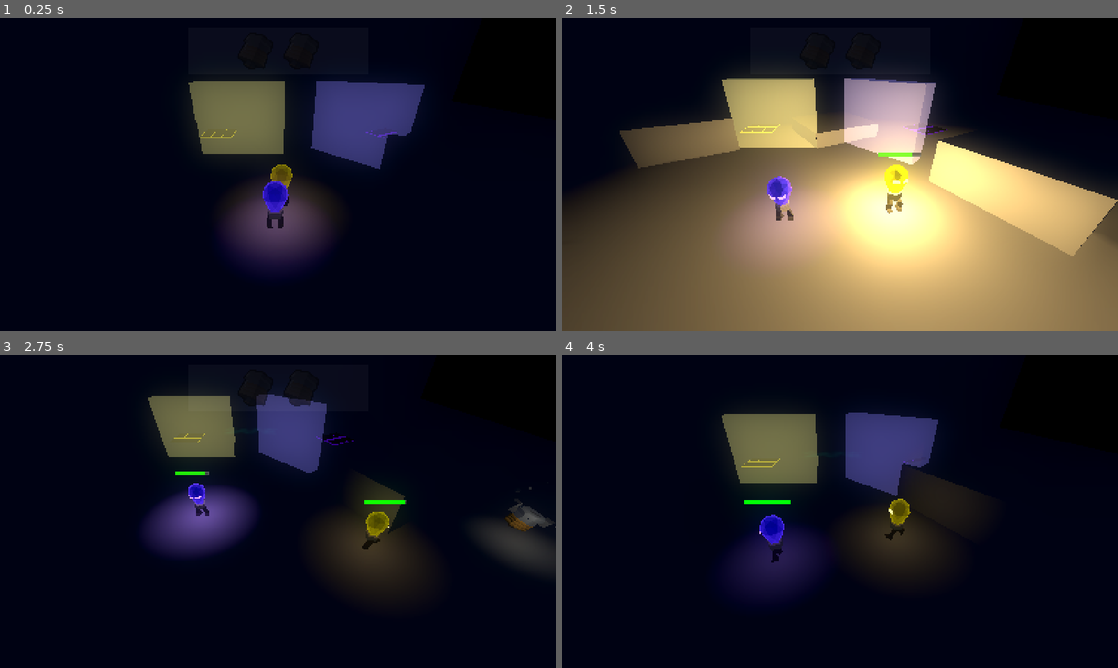
Above: before the commit, frames 1-4 (two rows, left to right).
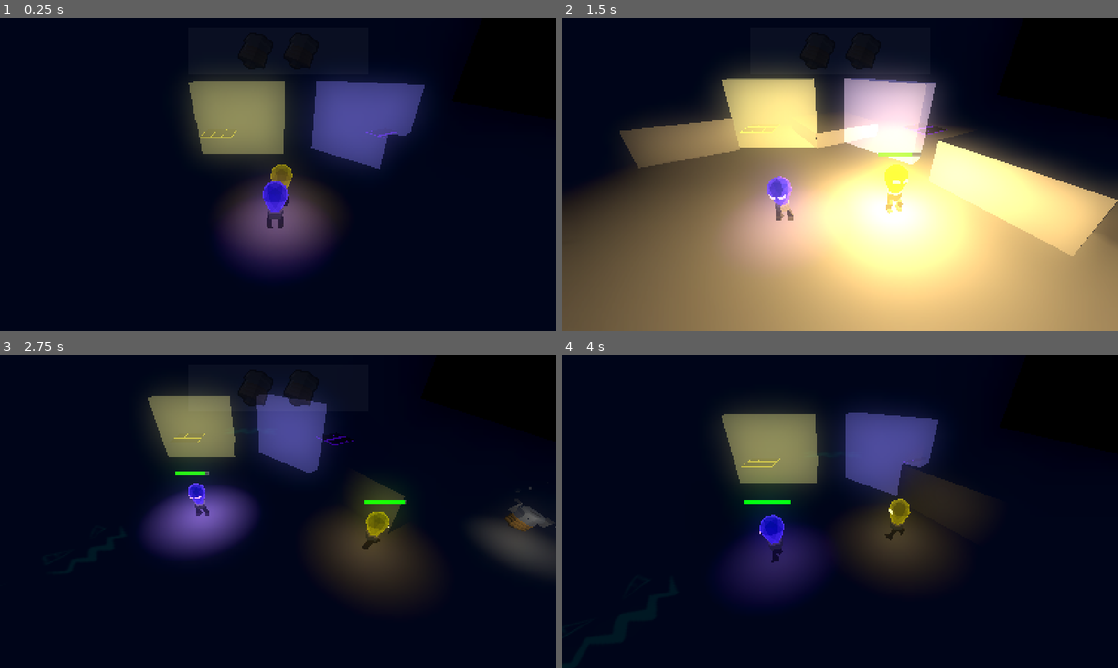
Above: after the commit, the same moments.

Repository: LowPolyFreak/EllieDeesAdventure
Game: Godot game, scene res://Scenes/main.tscn
Two runs of this game, one before a commit and one after it. Both use one fixed random seed, a clock stepped at 60 frames per second and the inputs below.
Inputs:
- Up to frame 1 (0.25 s): no input
- Up to frame 2 (1.5 s): hold D (right_p1) 0.53-1.28 s; tap Down (down_p2) at 0.6 s; tap Space (jump_p1) at 0.77 s; hold S (down_p1) from 1.28 s (still down); tap Shift (glow_p1) at 1.35 s
- Up to frame 3 (2.75 s): tap Space (jump_p1) at 1.52 s; release S (down_p1) at 2.03 s; hold D (right_p1) from 2.03 s (still down); tap Keypad 0 (glow_p2) at 2.1 s
- Up to frame 4 (4 s): release D (right_p1) at 2.78 s; hold W (up_p1) 2.78-3.53 s; tap E (interact) at 2.85 s; tap Space (jump_p1) at 3.02, 3.77 s; hold A (left_p1) from 3.53 s (still down); tap Left (left_p2) at 3.6 s

The runs differ from the first frame. In frame 1, 3.1% of the frame differs, in the area x 38-73%, y 23-67%; in frame 2, 51%, in the area x 16-100%, y 18-100%; in frame 3, 2.0%; in frame 4, 2.2%.

Commit message:
Added pause menu

Diff:
--- a/Material/uv_glow.tres
+++ b/Material/uv_glow.tres
@@ -5,3 +5,4 @@
 albedo_color = Color(0, 0, 0, 1)
 emission_enabled = true
 emission = Color(0, 1, 0.686275, 1)
+emission_energy_multiplier = 2.0
--- /dev/null
+++ b/Scenes/UI/pause.tscn
@@ -0,0 +1,102 @@
+[gd_scene load_steps=6 format=3 uid="uid://bxhfwedmivgcj"]
+
+[ext_resource type="Script" path="res://Scripts/pause.gd" id="2_pys3f"]
+[ext_resource type="Shader" path="res://Shaders/pause_blur.gdshader" id="3_m4kbk"]
+
+[sub_resource type="Theme" id="Theme_5lwup"]
+default_font_size = 32
+
+[sub_resource type="ShaderMaterial" id="ShaderMaterial_nj16r"]
+shader = ExtResource("3_m4kbk")
+shader_parameter/lod = 2.0
+
+[sub_resource type="PlaceholderTexture2D" id="PlaceholderTexture2D_wm0k3"]
+
+[node name="Pause" type="Control"]
+process_mode = 3
+visible = false
+layout_mode = 3
+anchors_preset = 15
+anchor_right = 1.0
+anchor_bottom = 1.0
+grow_horizontal = 2
+grow_vertical = 2
+theme = SubResource("Theme_5lwup")
+script = ExtResource("2_pys3f")
+
+[node name="ColorRect" type="ColorRect" parent="."]
+layout_mode = 1
+anchors_preset = 15
+anchor_right = 1.0
+anchor_bottom = 1.0
+grow_horizontal = 2
+grow_vertical = 2
+color = Color(0, 0, 0, 0.192157)
+
+[node name="BGBlur" type="TextureRect" parent="."]
+material = SubResource("ShaderMaterial_nj16r")
+layout_mode = 1
+anchors_preset = 15
+anchor_right = 1.0
+anchor_bottom = 1.0
+grow_horizontal = 2
+grow_vertical = 2
+texture = SubResource("PlaceholderTexture2D_wm0k3")
+
+[node name="MarginContainer" type="MarginContainer" parent="."]
+clip_contents = true
+layout_mode = 1
+anchors_preset = 15
+anchor_right = 1.0
+anchor_bottom = 1.0
+grow_horizontal = 2
+grow_vertical = 2
+theme_override_constants/margin_left = 20
+theme_override_constants/margin_top = 20
+theme_override_constants/margin_right = 20
+theme_override_constants/margin_bottom = 20
+
+[node name="CenterContainer" type="CenterContainer" parent="MarginContainer"]
+layout_mode = 2
+
+[node name="VBoxContainer" type="VBoxContainer" parent="MarginContainer/CenterContainer"]
+custom_minimum_size = Vector2(100, 0)
+layout_mode = 2
+
+[node name="Label" type="Label" parent="MarginContainer/CenterContainer/VBoxContainer"]
+layout_mode = 2
+theme_override_font_sizes/font_size = 20
+text = "Paused"
+horizontal_alignment = 1
+
+[node name="Label3" type="Label" parent="MarginContainer/CenterContainer/VBoxContainer"]
+layout_mode = 2
+horizontal_alignment = 1
+
+[node name="ResumeButton" type="Button" parent="MarginContainer/CenterContainer/VBoxContainer"]
+layout_mode = 2
+theme_override_font_sizes/font_size = 15
+text = "Resume
+"
+
+[node name="RestartButton" type="Button" parent="MarginContainer/CenterContainer/VBoxContainer"]
+layout_mode = 2
+theme_override_font_sizes/font_size = 15
+text = "Restart"
+
+[node name="QuitButton" type="Button" parent="MarginContainer/CenterContainer/VBoxContainer"]
+layout_mode = 2
+theme_override_font_sizes/font_size = 15
+text = "Quit
+"
+
+[node name="Label" type="Label" parent="MarginContainer"]
+layout_mode = 2
+size_flags_vertical = 0
+theme_override_font_sizes/font_size = 12
+text = "F: Fullscreen
+"
+
+[connection signal="pressed" from="MarginContainer/CenterContainer/VBoxContainer/ResumeButton" to="." method="_on_resume_button_pressed"]
+[connection signal="pressed" from="MarginContainer/CenterContainer/VBoxContainer/RestartButton" to="." method="_on_restart_button_pressed"]
+[connection signal="pressed" from="MarginContainer/CenterContainer/VBoxContainer/QuitButton" to="." method="_on_quit_button_pressed"]
--- a/Scenes/ellie.tscn
+++ b/Scenes/ellie.tscn
@@ -167,17 +167,17 @@
 [node name="EllieModel" parent="." instance=ExtResource("2_mu1gt")]
 
 [node name="Skeleton3D" parent="EllieModel/Armature" index="0"]
-bones/0/position = Vector3(0.00750641, 0.491497, -0.0141463)
-bones/0/rotation = Quaternion(-0.0102434, -0.00158617, -0.000940754, 0.999946)
-bones/1/rotation = Quaternion(0.055179, -0.152668, 0.974188, 0.156864)
+bones/0/position = Vector3(0.012204, 0.474366, -0.0311218)
+bones/0/rotation = Quaternion(-0.0188611, -0.00285132, -0.00164559, 0.999817)
+bones/1/rotation = Quaternion(0.060381, -0.16038, 0.968411, 0.181142)
 bones/1/scale = Vector3(1, 1, 1)
-bones/2/rotation = Quaternion(0.432868, -0.00389411, 0.202319, 0.878452)
-bones/3/rotation = Quaternion(-0.848577, -0.0305867, -0.0370851, 0.526883)
+bones/2/rotation = Quaternion(0.481742, -0.00375418, 0.225162, 0.846884)
+bones/3/rotation = Quaternion(-0.875149, -0.0139129, -0.0248558, 0.483014)
 bones/3/scale = Vector3(1, 1, 1)
-bones/4/rotation = Quaternion(-0.0423438, -0.157152, 0.976882, -0.138609)
+bones/4/rotation = Quaternion(-0.0372342, -0.168196, 0.973822, -0.148307)
 bones/4/scale = Vector3(1, 1, 1)
-bones/5/rotation = Quaternion(0.439013, 0.0038776, -0.205191, 0.874728)
-bones/6/rotation = Quaternion(-0.852868, 0.0321835, 0.0602921, 0.517634)
+bones/5/rotation = Quaternion(0.491071, 0.00372513, -0.229522, 0.84033)
+bones/6/rotation = Quaternion(-0.882047, 0.0190687, 0.0653077, 0.466224)
 bones/6/scale = Vector3(1, 1, 1)
 bones/7/position = Vector3(-0.187498, 0.245262, -0.282433)
 bones/8/position = Vector3(-0.170884, 0.0506439, 0.0332276)
@@ -190,7 +190,7 @@
 bones/10/scale = Vector3(1, 1, 1)
 
 [node name="BoneAttachment3D" parent="EllieModel/Armature/Skeleton3D" index="0"]
-transform = Transform3D(0.999993, 0.0019139, -0.0031529, -0.00184891, 0.999788, 0.0204887, 0.00319145, -0.0204828, 0.999785, 0.00750641, 0.491497, -0.0141463)
+transform = Transform3D(0.999978, 0.00339813, -0.00563953, -0.00318301, 0.999283, 0.0377247, 0.00576368, -0.037706, 0.999272, 0.012204, 0.474366, -0.0311218)
 
 [node name="OmniLight3D" parent="EllieModel/Armature/Skeleton3D/BoneAttachment3D" index="0"]
 light_energy = 0.25
--- a/Scenes/ghost.tscn
+++ b/Scenes/ghost.tscn
@@ -47,6 +47,33 @@
 material = SubResource("StandardMaterial3D_1uiyr")
 flip_faces = true
 size = Vector2(1, 1)
+
+[sub_resource type="Animation" id="Animation_xdyuq"]
+length = 0.001
+tracks/0/type = "value"
+tracks/0/imported = false
+tracks/0/enabled = true
+tracks/0/path = NodePath("Ghost2:position")
+tracks/0/interp = 1
+tracks/0/loop_wrap = true
+tracks/0/keys = {
+"times": PackedFloat32Array(0),
+"transitions": PackedFloat32Array(1),
+"update": 0,
+"values": [Vector3(0, 0, 0)]
+}
+tracks/1/type = "value"
+tracks/1/imported = false
+tracks/1/enabled = true
+tracks/1/path = NodePath("Ghost2:rotation")
+tracks/1/interp = 1
+tracks/1/loop_wrap = true
+tracks/1/keys = {
+"times": PackedFloat32Array(0),
+"transitions": PackedFloat32Array(1),
+"update": 0,
+"values": [Vector3(-6.33724e-16, -1.5708, 0.0659385)]
+}
 
 [sub_resource type="Animation" id="Animation_pnnqj"]
 resource_name = "idle"
@@ -77,33 +104,6 @@
 "values": [Vector3(0, -1.5708, 0), Vector3(-6.33724e-16, -1.5708, 0.0659385), Vector3(0, -1.5708, 0)]
 }
 
-[sub_resource type="Animation" id="Animation_xdyuq"]
-length = 0.001
-tracks/0/type = "value"
-tracks/0/imported = false
-tracks/0/enabled = true
-tracks/0/path = NodePath("Ghost2:position")
-tracks/0/interp = 1
-tracks/0/loop_wrap = true
-tracks/0/keys = {
-"times": PackedFloat32Array(0),
-"transitions": PackedFloat32Array(1),
-"update": 0,
-"values": [Vector3(0, 0, 0)]
-}
-tracks/1/type = "value"
-tracks/1/imported = false
-tracks/1/enabled = true
-tracks/1/path = NodePath("Ghost2:rotation")
-tracks/1/interp = 1
-tracks/1/loop_wrap = true
-tracks/1/keys = {
-"times": PackedFloat32Array(0),
-"transitions": PackedFloat32Array(1),
-"update": 0,
-"values": [Vector3(-6.33724e-16, -1.5708, 0.0659385)]
-}
-
 [sub_resource type="AnimationLibrary" id="AnimationLibrary_bpjdp"]
 _data = {
 "RESET": SubResource("Animation_xdyuq"),
@@ -117,7 +117,7 @@
 mesh_target = NodePath("../Ghost2/Ghost")
 
 [node name="Ghost2" parent="." instance=ExtResource("9_gplii")]
-transform = Transform3D(-4.36164e-08, 2.88018e-09, -1, 0.0658908, 0.997827, 6.33724e-16, 0.997827, -0.0658908, -4.37114e-08, 0, 0, 0)
+transform = Transform3D(-3.61212e-06, 2.38524e-07, -1, 0.0658907, 0.997827, 6.33724e-16, 0.997827, -0.0658907, -3.61999e-06, 0, 0, 0)
 
 [node name="Ghost" parent="Ghost2" index="0"]
 transform = Transform3D(-0.495608, 0.0661282, -7.54979e-08, 0.0661282, 0.495608, 1.30008e-15, 7.48347e-08, -9.98508e-09, -0.5, 0, 1.20101, 0)
--- a/Scenes/main.tscn
+++ b/Scenes/main.tscn
@@ -23,6 +23,7 @@
 [ext_resource type="Script" path="res://Scripts/ui.gd" id="14_534f6"]
 [ext_resource type="PackedScene" uid="uid://b5r0uk8ejwar1" path="res://Scenes/death_zone.tscn" id="14_buplp"]
 [ext_resource type="PackedScene" uid="uid://ceqsooad6yryp" path="res://Scenes/Drawings/drawing_arrow.tscn" id="19_ciopk"]
+[ext_resource type="PackedScene" uid="uid://bxhfwedmivgcj" path="res://Scenes/UI/pause.tscn" id="23_3eyfb"]
 
 [sub_resource type="ProceduralSkyMaterial" id="ProceduralSkyMaterial_75w87"]
 sky_horizon_color = Color(0.64625, 0.65575, 0.67075, 1)
@@ -38,7 +39,7 @@
 ambient_light_color = Color(0.58, 0.685, 1, 1)
 ambient_light_energy = 0.02
 glow_enabled = true
-glow_intensity = 0.56
+glow_intensity = 1.0
 glow_bloom = 0.9
 fog_light_color = Color(0, 0, 0, 1)
 fog_light_energy = 0.1
@@ -115,6 +116,24 @@
 volume_db = -80.0
 autoplay = true
 
+[node name="Drawings" type="Node3D" parent="."]
+
+[node name="DrawingArrow" parent="Drawings" instance=ExtResource("19_ciopk")]
+transform = Transform3D(-0.99904, 0, -0.0437943, 0, 1, 0, 0.0437943, 0, -0.99904, -6.68046, 0, 5.03568)
+
+[node name="DrawingFace" parent="Drawings" instance=ExtResource("6_okvvk")]
+transform = Transform3D(0.659275, 0, 1.49153, 0, 1, 0, -1.49153, 0, 0.659275, -4.14068, 9.53674e-07, 2.64731)
+
+[node name="DrawingFuse" parent="Drawings" instance=ExtResource("7_c5vi8")]
+transform = Transform3D(1, 0, 0, 0, 1, 0, 0, 0, 1, 11.5454, 0, 7.66532)
+
+[node name="DrawingDanger" parent="Drawings" instance=ExtResource("8_axv7d")]
+transform = Transform3D(1, 0, 0, 0, 1, 0, 0, 0, 1, 24.9477, 0, -8.98041)
+
+[node name="DrawingSafe" parent="Drawings" instance=ExtResource("9_h2xd3")]
+transform = Transform3D(2.16372, 0, 2.06698, 0, 1, 0, -2.06698, 0, 2.16372, 1.97478, 0.980011, -9.51912)
+metadata/_edit_group_ = true
+
 [node name="BG" type="Node3D" parent="."]
 
 [node name="WorldEnvironment" type="WorldEnvironment" parent="BG"]
@@ -175,24 +194,6 @@
 
 [node name="CollisionShape3D" type="CollisionShape3D" parent="BG/Block2/StaticBody3D"]
 shape = SubResource("ConcavePolygonShape3D_ts4oa")
-
-[node name="Drawings" type="Node3D" parent="BG"]
-
-[node name="DrawingArrow" parent="BG/Drawings" instance=ExtResource("19_ciopk")]
-transform = Transform3D(-0.390603, 0, 0.920559, 0, 1, 0, -0.920559, 0, -0.390603, -5.24839, 0, 12.5926)
-
-[node name="DrawingFace" parent="BG/Drawings" instance=ExtResource("6_okvvk")]
-transform = Transform3D(1.62793, 0, -0.0956905, 0, 1, 0, 0.0956905, 0, 1.62793, -2.12231, 9.53674e-07, 14.1361)
-
-[node name="DrawingFuse" parent="BG/Drawings" instance=ExtResource("7_c5vi8")]
-transform = Transform3D(1, 0, 0, 0, 1, 0, 0, 0, 1, 11.5454, 0, 7.66532)
-
-[node name="DrawingDanger" parent="BG/Drawings" instance=ExtResource("8_axv7d")]
-transform = Transform3D(1, 0, 0, 0, 1, 0, 0, 0, 1, 24.9477, 0, -8.98041)
-
-[node name="DrawingSafe" parent="BG/Drawings" instance=ExtResource("9_h2xd3")]
-transform = Transform3D(2.16372, 0, 2.06698, 0, 1, 0, -2.06698, 0, 2.16372, 1.97478, 0.980011, -9.51912)
-metadata/_edit_group_ = true
 
 [node name="Collectibles" type="Node3D" parent="." groups=["CollectibleCtn"]]
 
@@ -259,9 +260,6 @@
 [node name="Ghost" parent="." instance=ExtResource("9_4mx7m")]
 transform = Transform3D(1, 0, 0, 0, 1, 0, 0, 0, 1, -15.0549, 0, 9.14868)
 
-[node name="Ghost2" parent="Ghost" index="1"]
-transform = Transform3D(1, 0, 0, 0, 1, 0, 0, 0, 1, 0, 0, 0)
-
 [node name="PatrolComponent" parent="Ghost" index="3" node_paths=PackedStringArray("patrol_points")]
 patrol_points = [NodePath("../../Patrol_Points/level_1_1/Marker3D"), NodePath("../../Patrol_Points/level_1_1/Marker3D2"), NodePath("../../Patrol_Points/level_1_1/Marker3D3")]
 
@@ -351,6 +349,9 @@
 grow_vertical = 2
 color = Color(0, 0, 0, 1)
 
+[node name="Pause" parent="UI" instance=ExtResource("23_3eyfb")]
+layout_mode = 1
+
 [node name="DeathZone" parent="." instance=ExtResource("14_buplp")]
 transform = Transform3D(1, 0, 0, 0, 1, 0, 0, 0, 1, 10.6628, -4, 2.40186)
 
--- /dev/null
+++ b/Scripts/pause.gd
@@ -0,0 +1,46 @@
+extends Control
+
+var is_paused = false
+var fullscreen = DisplayServer.window_get_mode()
+
+signal paused(value)
+
+func _process(_delta):
+	if Input.is_action_just_pressed("ui_cancel"):
+		is_paused = !is_paused
+		if is_paused:
+			pause()
+		else:
+			_on_resume_button_pressed()
+
+	if Input.is_action_just_pressed("Fullscreen"):
+		print(DisplayServer.window_get_mode())
+		if !fullscreen:
+			DisplayServer.window_set_mode(DisplayServer.WINDOW_MODE_FULLSCREEN)
+			fullscreen = true
+		else:
+			DisplayServer.window_set_mode(DisplayServer.WINDOW_MODE_WINDOWED)
+			fullscreen = false
+
+
+func pause():
+	get_tree().paused = true
+	visible = true
+	Input.mouse_mode = Input.MOUSE_MODE_VISIBLE
+	paused.emit(is_paused)
+
+
+func _on_resume_button_pressed():
+	is_paused = false
+	get_tree().paused = false
+	visible = false
+	Input.mouse_mode = Input.MOUSE_MODE_CAPTURED
+	paused.emit(is_paused)
+
+func _on_quit_button_pressed():
+	get_tree().quit()
+
+
+func _on_restart_button_pressed():
+	get_tree().paused = false
+	get_tree().call_deferred("reload_current_scene")
--- a/Scripts/player.gd
+++ b/Scripts/player.gd
@@ -172,9 +172,9 @@
 
 	bulb.scale = lerp(bulb.scale, original_size, delta * 15)
 
-	# Handle jump.
-	if Input.is_action_just_pressed("ui_cancel"):
-		get_tree().quit()
+	## Handle jump.
+	#if Input.is_action_just_pressed("ui_cancel"):
+		#get_tree().quit()
 
 	flicker_modifier = lerpf(flicker_modifier, 1.0, delta * 2)
 
--- a/project.godot
+++ b/project.godot
@@ -118,6 +118,12 @@
 , Object(InputEventJoypadButton,"resource_local_to_scene":false,"resource_name":"","device":-1,"button_index":3,"pressure":0.0,"pressed":true,"script":null)
 ]
 }
+Fullscreen={
+"deadzone": 0.5,
+"events": [Object(InputEventKey,"resource_local_to_scene":false,"resource_name":"","device":-1,"window_id":0,"alt_pressed":false,"shift_pressed":false,"ctrl_pressed":false,"meta_pressed":false,"pressed":false,"keycode":0,"physical_keycode":70,"key_label":0,"unicode":102,"location":0,"echo":false,"script":null)
+, Object(InputEventJoypadButton,"resource_local_to_scene":false,"resource_name":"","device":-1,"button_index":4,"pressure":0.0,"pressed":true,"script":null)
+]
+}
 
 [layer_names]
 
Not shown: 1 places in Scenes/main.tscn that only renumber resources
